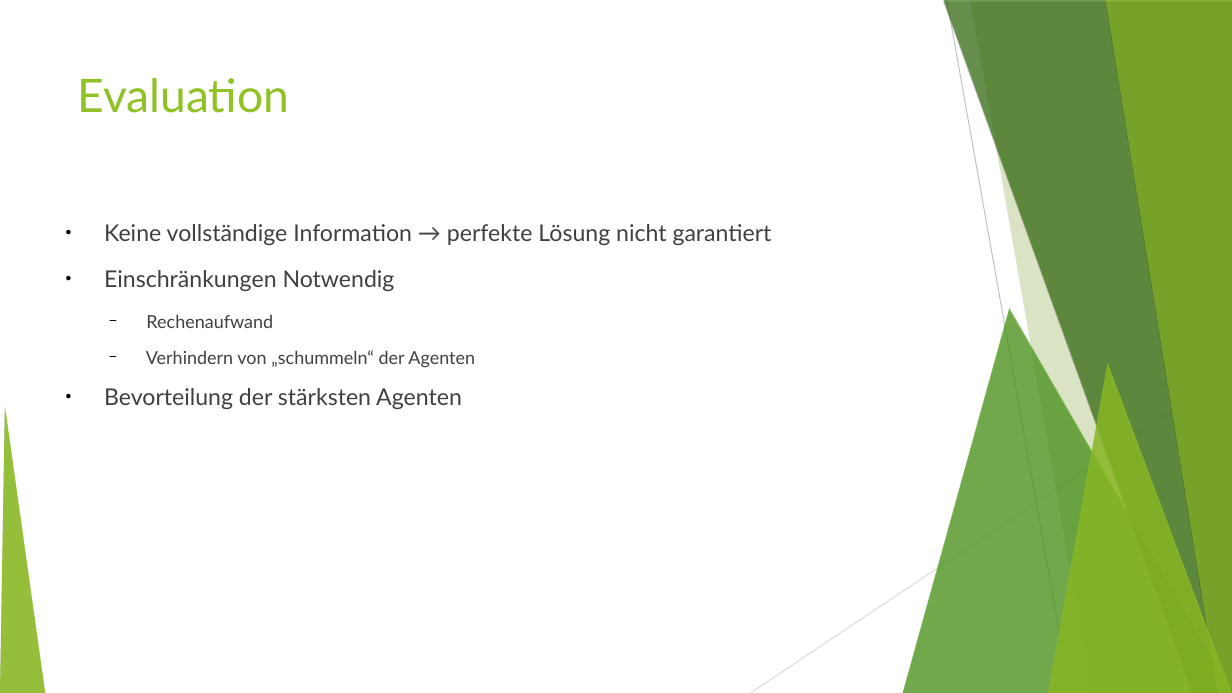
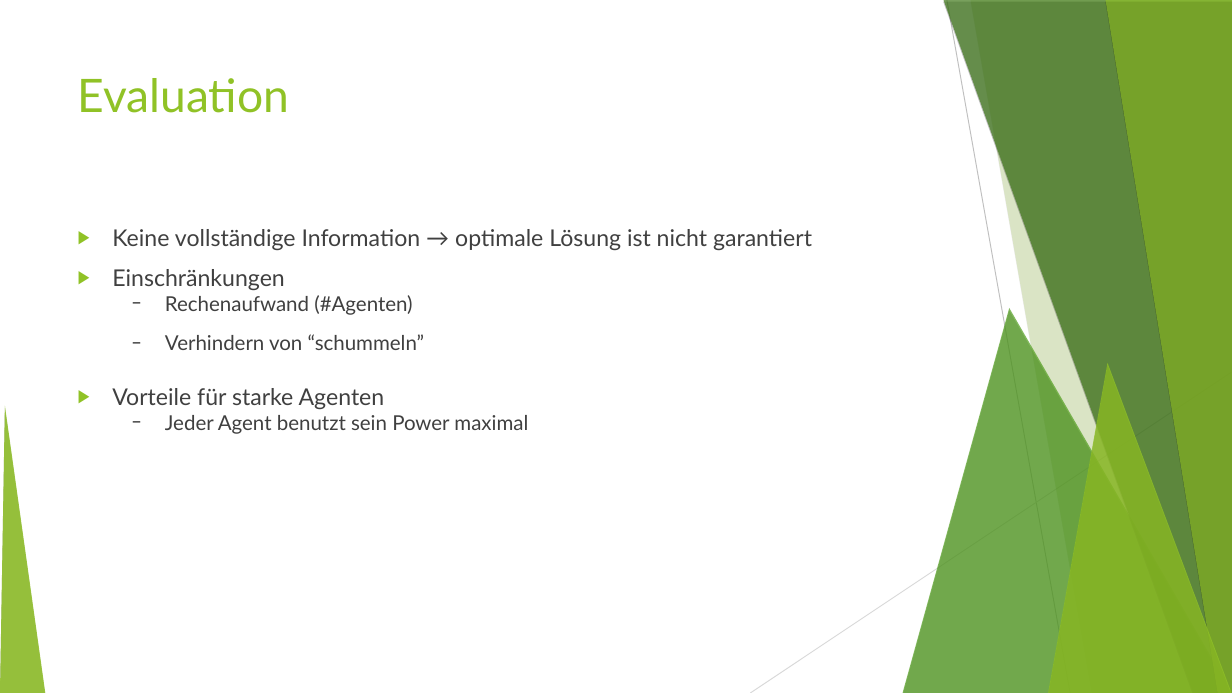
Before and after one commit to MFizz/AiF, a slide deck: slide 9 of Abschluss/alt.odp. Drawn at 1232x693 pixels with LibreOffice and Linux fonts; fonts in the diff are those of the drawing. Boxes give left, top, right and bottom in pixels: in the first picture for what was removed or moved away, otherwise in the second. Text is boxed around its words. In the diff, an @@ line names an element or a change of style, - is before the commit and + after.

```diff
--- a/Abschluss/alt.odp
+++ b/Abschluss/alt.odp
@@ text at (112,229,812,434): text changed @@
-● Keine vollständige Information → perfekte Lösung nicht garantiert
-● Einschränkungen Notwendig
-  − Rechenaufwand
-  − Verhindern von „schummeln“ der Agenten
-● Bevorteilung der stärksten Agenten
+▶ Keine vollständige Information → optimale Lösung ist nicht garantiert
+▶ Einschränkungen
+  − Rechenaufwand (#Agenten)
+  − Verhindern von “schummeln”
+▶ Vorteile für starke Agenten
+  − Jeder Agent benutzt sein Power maximal
```
Also in this commit, not shown: 9 other slides changed, 6 slides added, 3 slides removed.
